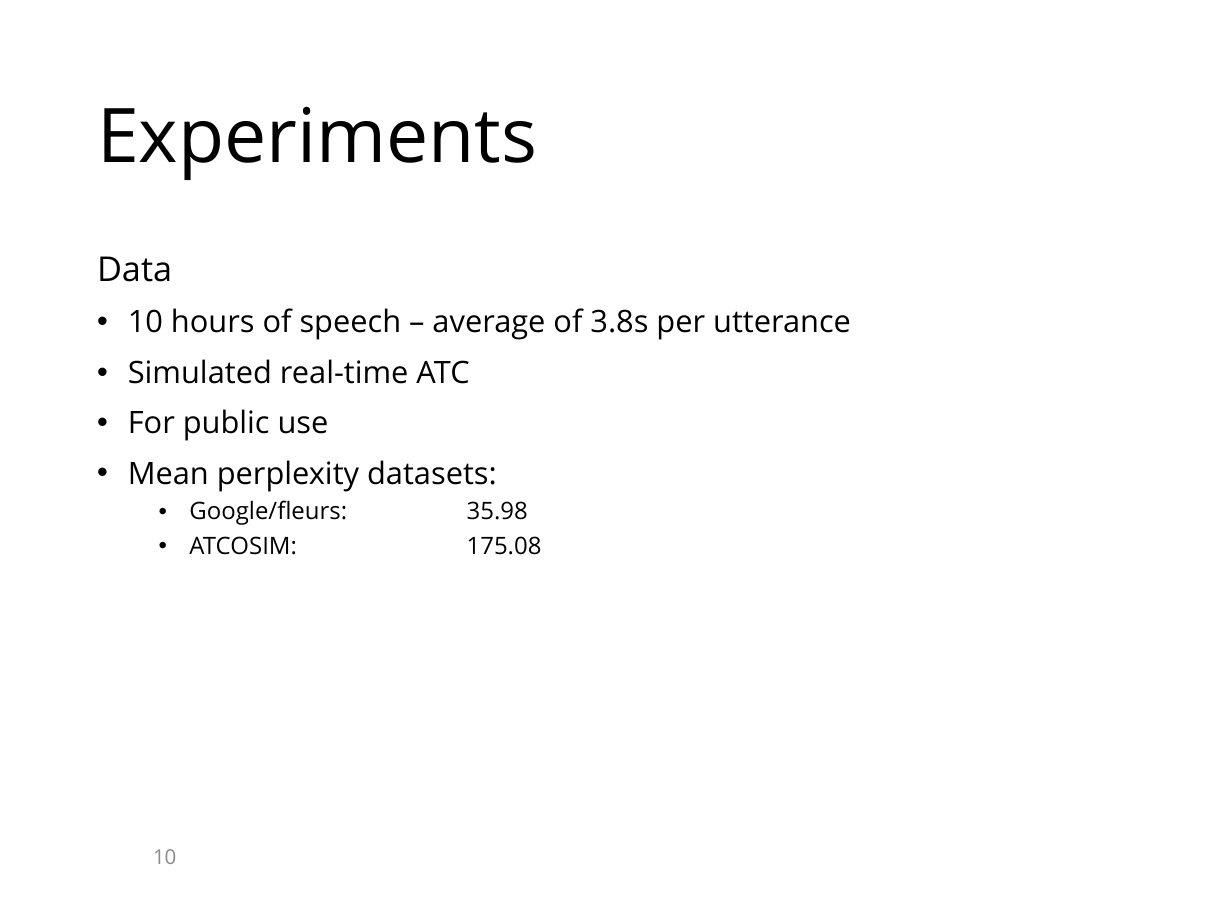
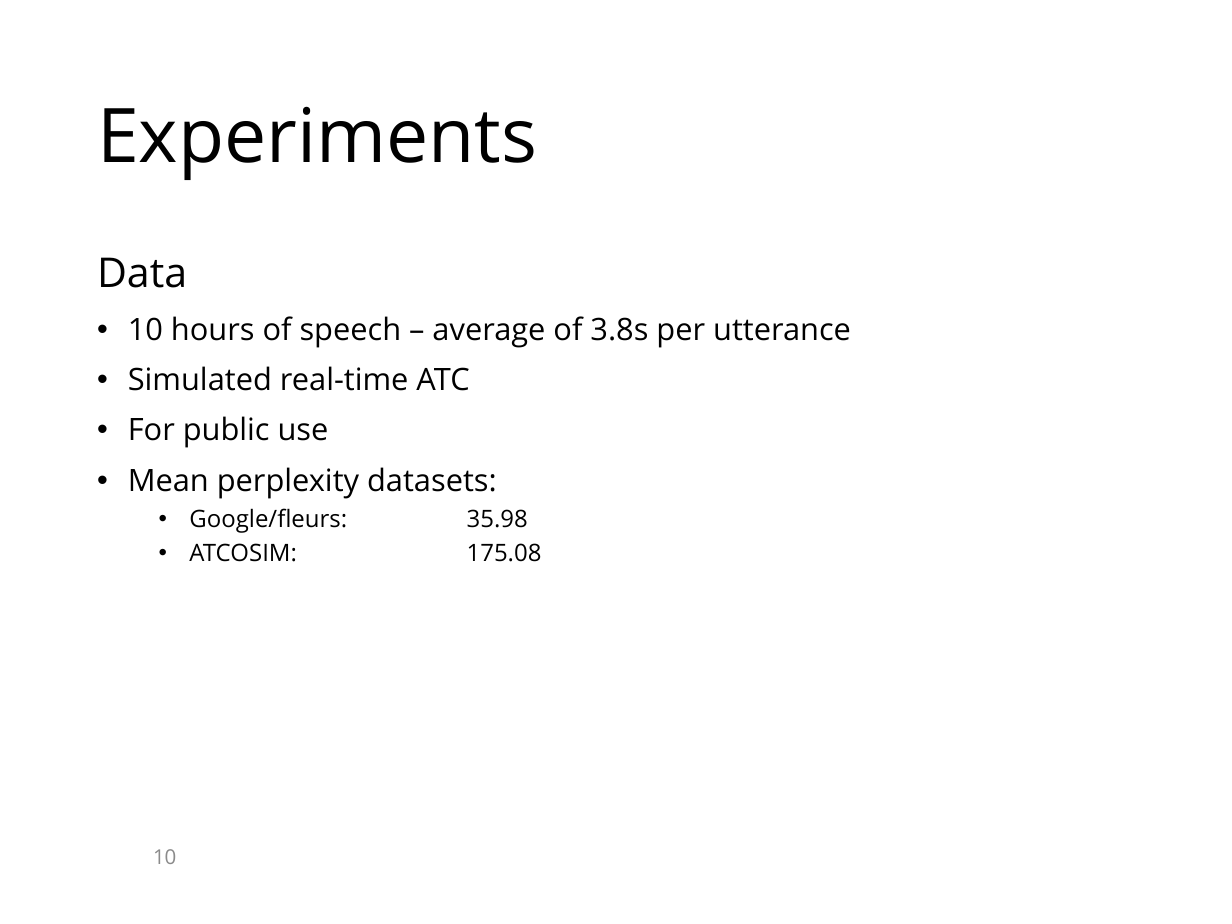
Before and after one commit to KaranChand/ATC, a slide deck: slide 10 of PowerPoint_presentation_template.pptx. Drawn at 1232x924 pixels with LibreOffice and Linux fonts; fonts in the diff are those of the drawing; background and template pictures are left out. Boxes give left, top, right and bottom in pixels: in the first picture for what was removed or moved away, otherwise in the second. Text is boxed around its words. In the diff, an @@ line names an element or a change of style, - is before the commit and + after.

```diff
--- a/PowerPoint_presentation_template.pptx
+++ b/PowerPoint_presentation_template.pptx
@@ text at [97, 257, 187, 288]: size 20 to 24 pt in "Data" @@
```
Also in this commit, not shown: 2 other slides changed, 5 slides added, 1 slide removed.
